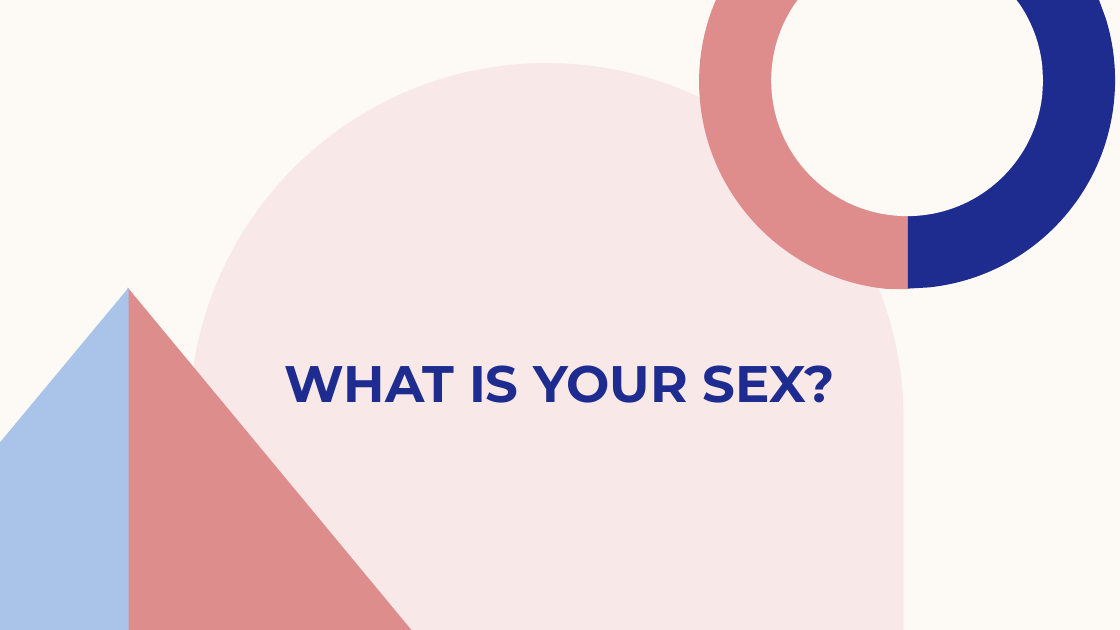
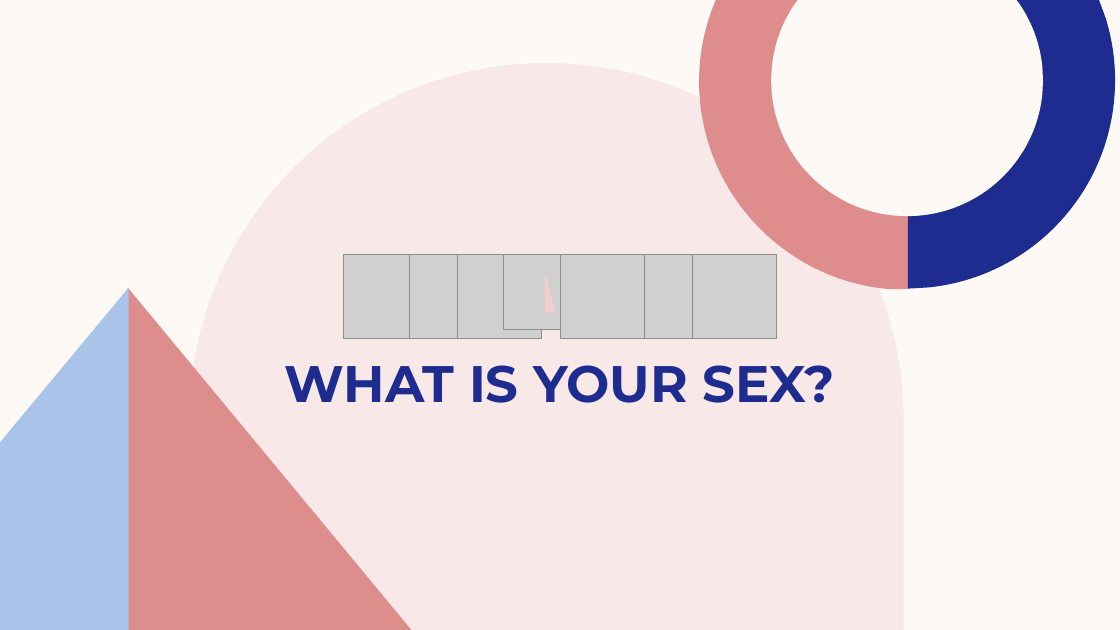
Before and after one commit to InterstellarMist/VIP-Workshop-2024, a slide deck: slide 2 of Gender Sensitivity Training/SOGIESC Workshop.pptx. Drawn at 1120x630 pixels with LibreOffice and Linux fonts; fonts in the diff are those of the drawing; grey boxes stand for pictures. Boxes give left, top, right and bottom in pixels: in the first picture for what was removed or moved away, otherwise in the second. Text is boxed around its words. In the diff, an @@ line names an element or a change of style, - is before the commit and + after.

```diff
--- a/Gender Sensitivity Training/SOGIESC Workshop.pptx
+++ b/Gender Sensitivity Training/SOGIESC Workshop.pptx
@@ group added at [344, 255, 776, 339]: 7 pictures, 1 right triangle @@
```
Also in this commit, not shown: 13 other slides changed, 9 slides added.
